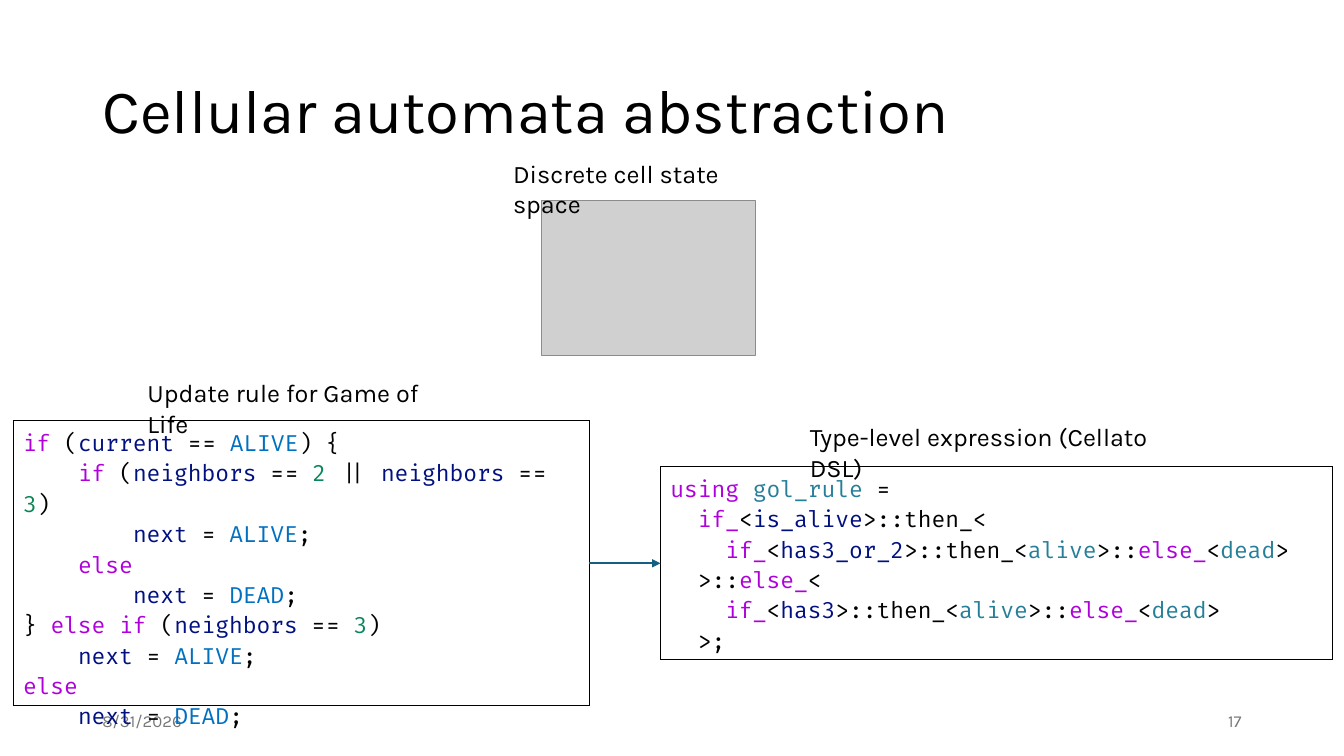
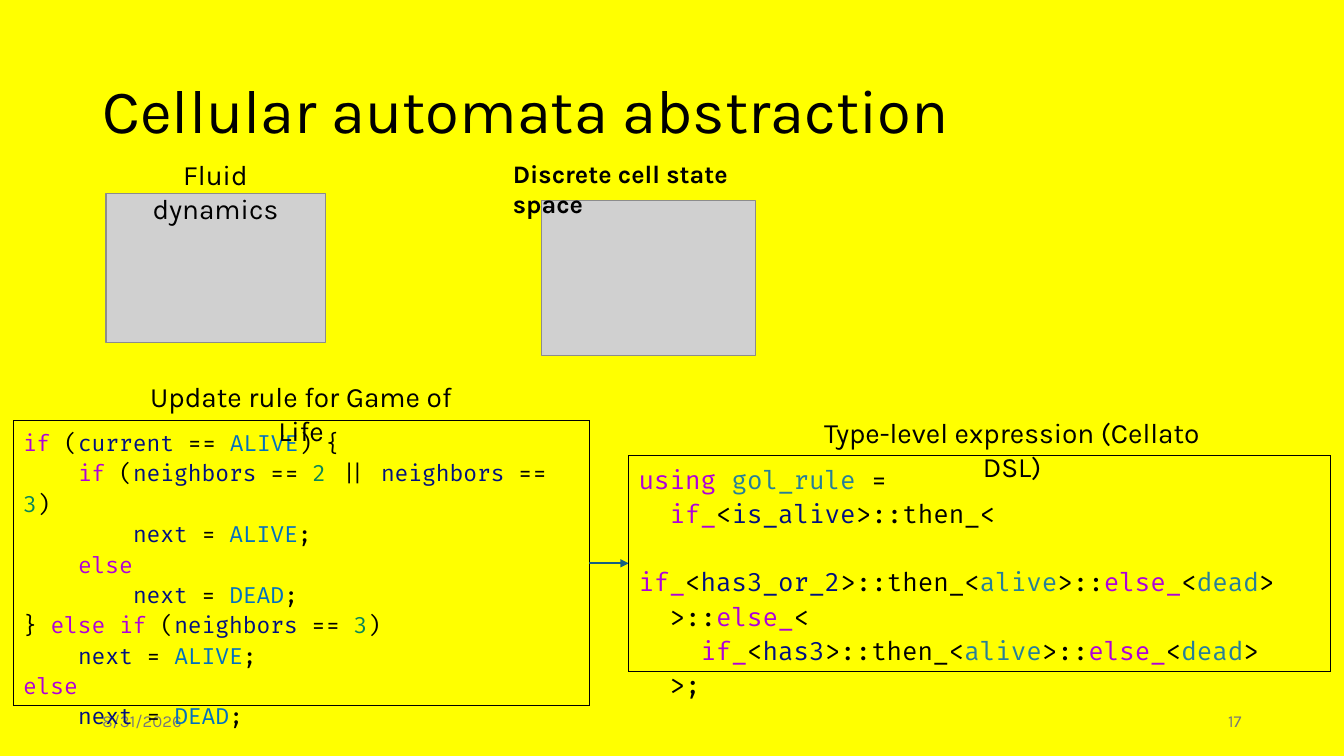
Before and after one commit to jiriklepl/phd-thesis, a slide deck: slide 17 of slides/Optimizing Memory Layouts and Traversal Orders in High-Performance Computing.pptx. Drawn at 1344x756 pixels with LibreOffice and Linux fonts; fonts in the diff are those of the drawing; grey boxes stand for pictures. Boxes give left, top, right and bottom in pixels: in the first picture for what was removed or moved away, otherwise in the second. Text is boxed around its words. In the diff, an @@ line names an element or a change of style, - is before the commit and + after.

```diff
--- a/slides/Optimizing Memory Layouts and Traversal Orders in High-Performance Computing.pptx
+++ b/slides/Optimizing Memory Layouts and Traversal Orders in High-Performance Computing.pptx
@@ background #FFFFFF to #FFFF00 @@
@@ text added at (153, 165, 279, 226), 20 pt, text #000000 @@
+Fluid dynamics
@@ text "Discrete cell state space" at (513, 165, 727, 219): bold on @@
@@ picture added at (106, 194, 325, 343) @@
@@ text "Update rule for Game of ..." at (150, 387, 452, 448): size 18 to 20 pt; alignment left to centre @@
@@ text "Type-level expression (Cellato DSL)" at (824, 422, 1199, 480): size 18 to 20 pt; alignment left to centre @@
@@ text "Type-level expression (Cellato DSL)": place and size @@
-text "Type-level expression (Cellato DSL)" at (810, 428, 1148, 483)
+text "Type-level expression (Cellato DSL)" at (824, 422, 1199, 480)
@@ rectangle "using gol_rule =": place and size @@
-rectangle "using gol_rule =" at (660, 467, 1333, 660)
+rectangle "using gol_rule =" at (629, 456, 1332, 671)
@@ rectangle "using gol_rule =" at (629, 456, 1332, 671): size 16 to 18 pt @@
@@ arrow moved from (589, 564) - (660, 564) to (589, 564) - (629, 564) @@
```
Also in this commit, not shown: 15 other slides changed.
